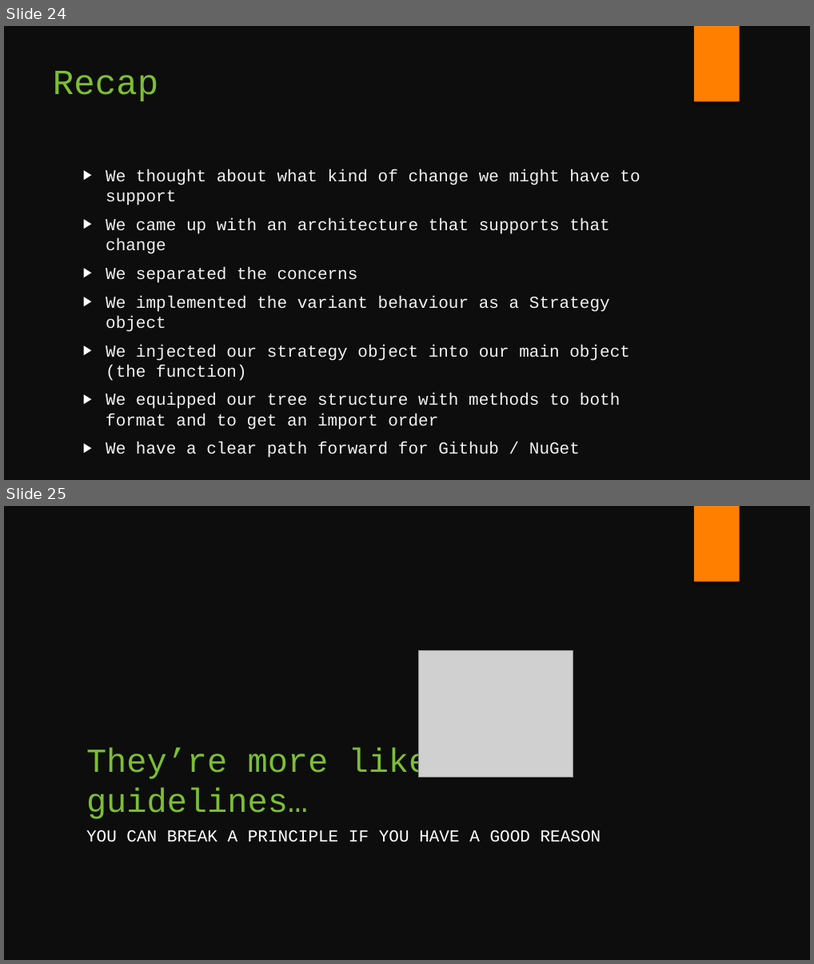
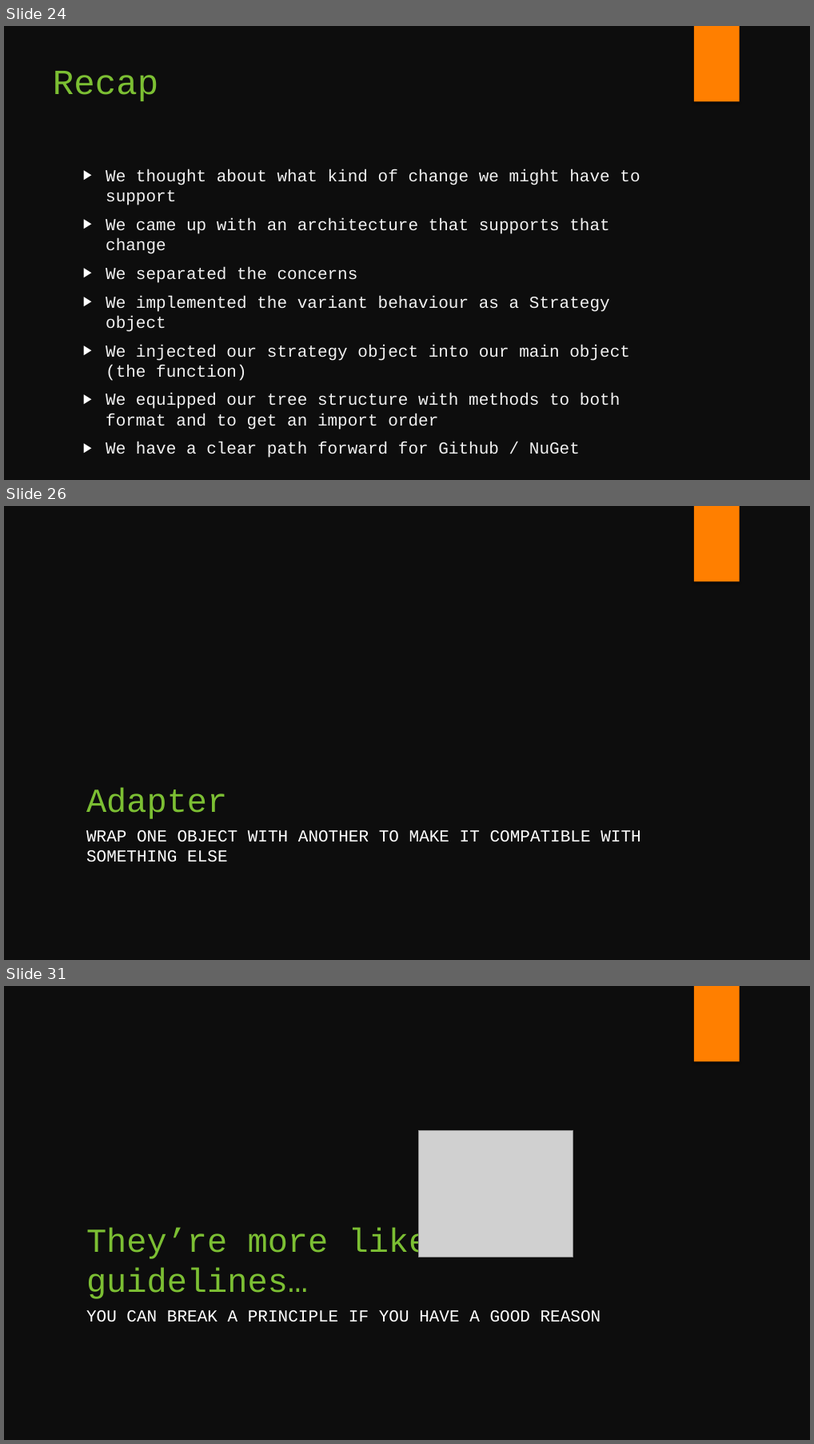
Before and after one commit to fsackur/Powershell-and-SE, a slide deck: Death by powerpoint.pptx. Shown one above the other, each under a label of ours: slides 24 and 25 before the commit, slides 24, 26 and 31 after it; the slides between them are not shown. The pictures are 814x964 and 814x1444 pixels, drawn with LibreOffice and Linux fonts; fonts in the diff are those of the drawing; grey boxes stand for pictures. Boxes give left, top, right and bottom in pixels: in the first picture for what was removed or moved away, otherwise in the second. Text is boxed around its words. In the diff, an @@ line names an element or a change of style, - is before the commit and + after.

```diff
--- a/Death by powerpoint.pptx
+++ b/Death by powerpoint.pptx
@@ slide 26 added at [4, 506, 810, 960], background #0D0D0D; not listed: 1 template element that a slide beside it also shows @@
@@ title added at [86, 788, 227, 819], 40 pt, text #7CBF33 @@
+Adapter
@@ text added at [86, 830, 641, 862], 20 pt, text #FFFFFF @@
+WRAP ONE OBJECT WITH ANOTHER TO MAKE IT COMPATIBLE WITH SOMETHING ELSE
@@ what was slide 25 is now slide 31 @@
```
Also in this commit, not shown: 1 slide changed, 5 other slides added.
